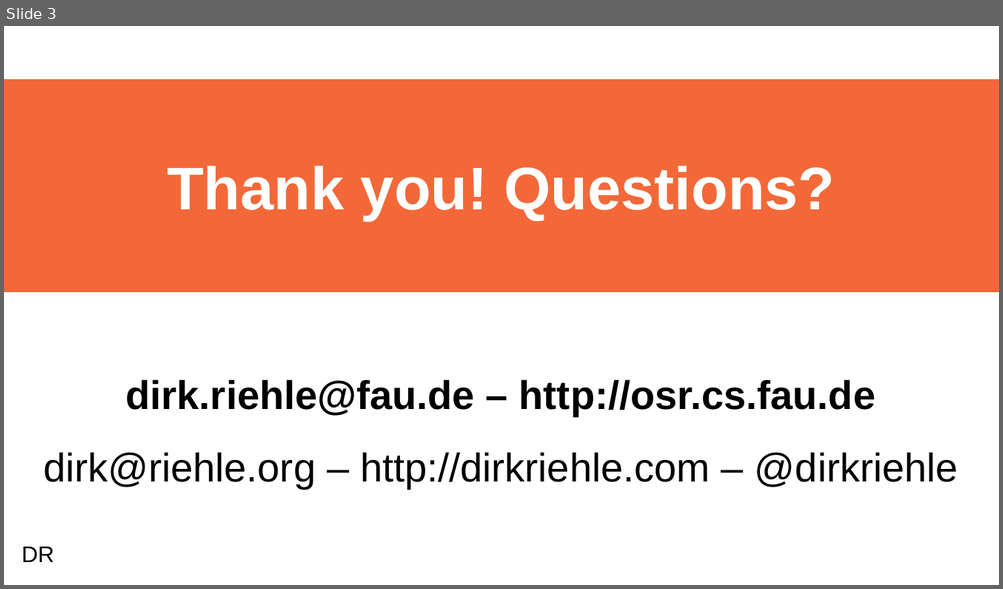
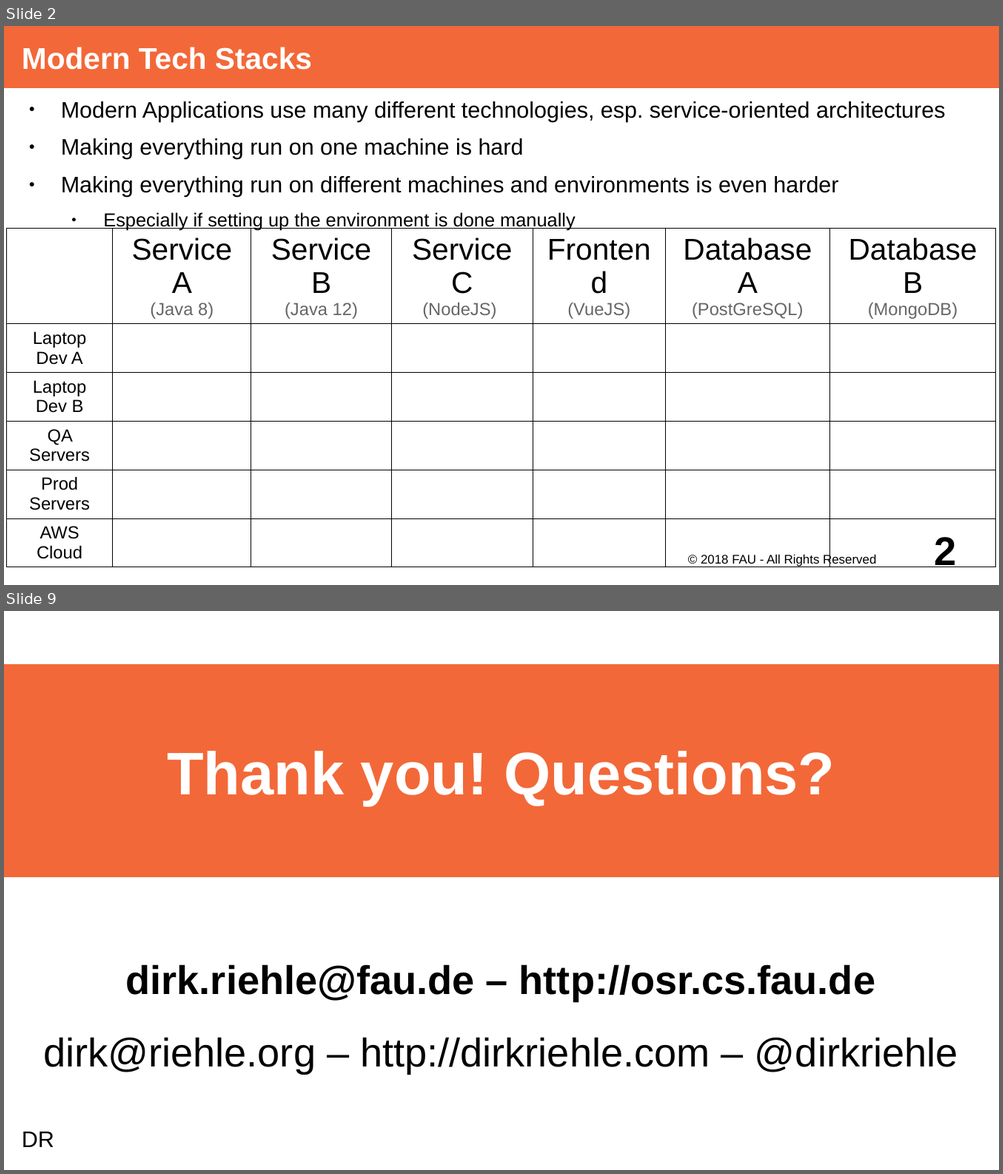
Before and after one commit to dirkriehle/adap-course, a slide deck: Lecture Slides/ADAP Z01 - Containerization.odp. Shown one above the other, each under a label of ours: slide 3 before the commit, slides 2 and 9 after it; the slides between them are not shown. The pictures are 1003x589 and 1003x1174 pixels, drawn with LibreOffice and Linux fonts; fonts in the diff are those of the drawing. Boxes give left, top, right and bottom in pixels: in the first picture for what was removed or moved away, otherwise in the second. Text is boxed around its words. In the diff, an @@ line names an element or a change of style, - is before the commit and + after.

```diff
--- a/Lecture Slides/ADAP Z01 - Containerization.odp
+++ b/Lecture Slides/ADAP Z01 - Containerization.odp
@@ slide 2 added at [4,26,999,585], background #FFFFFF @@
@@ title added at [4,26,999,88], fill #F36838, 24 pt, text #FFFFFF, bold @@
+Modern Tech Stacks
@@ text added at [61,101,945,231], 18 pt, text #000000 @@
+● Modern Applications use many different technologies, esp. service-oriented architectures
+● Making everything run on one machine is hard
+● Making everything run on different machines and environments is even harder
+  ● Especially if setting up the environment is done manually
@@ table added at [7,228,996,562], 6 rows, 7 columns @@
+ | Service A (Java 8) | Service B (Java 12) | Service C (NodeJS) | Frontend (VueJS) | Database A (PostGreSQL) | Database B (MongoDB)
+Laptop Dev A |  |  |  |  |  | 
+Laptop Dev B |  |  |  |  |  | 
+QA Servers |  |  |  |  |  | 
+Prod Servers |  |  |  |  |  | 
+AWS Cloud |  |  |  |  |  | 
@@ text added at [700,554,876,567], 10 pt, text #000000 @@
+© 2018 FAU - All Rights Reserved
@@ page number added at [934,537,956,568], 32 pt, text #000000, bold @@
+2
@@ what was slide 3 is now slide 9 @@
```
Also in this commit, not shown: 2 slides changed, 5 other slides added.
